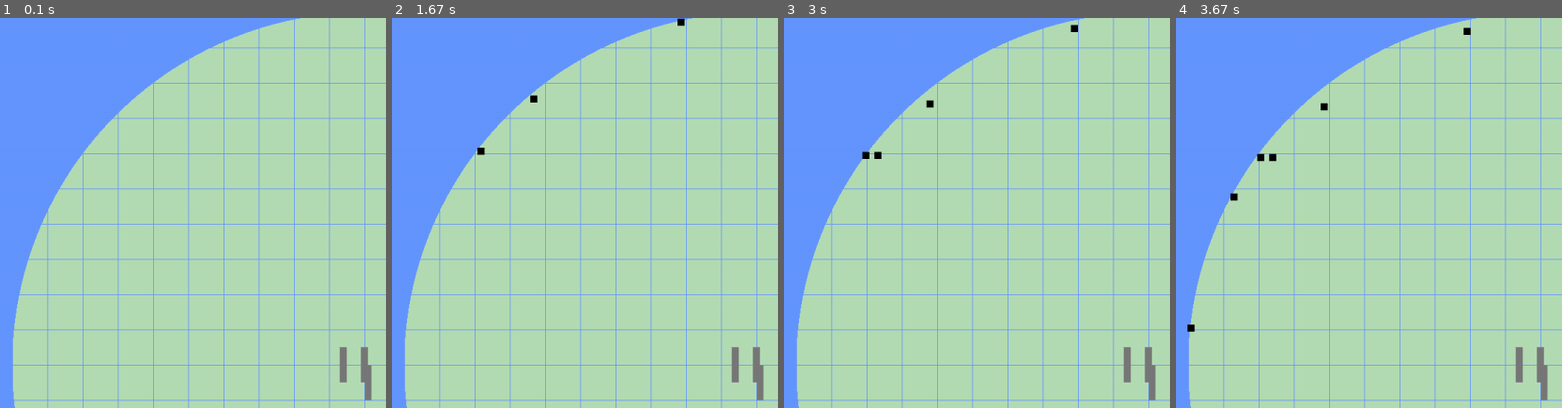
Above: before the commit, frames 1-4 (left to right).
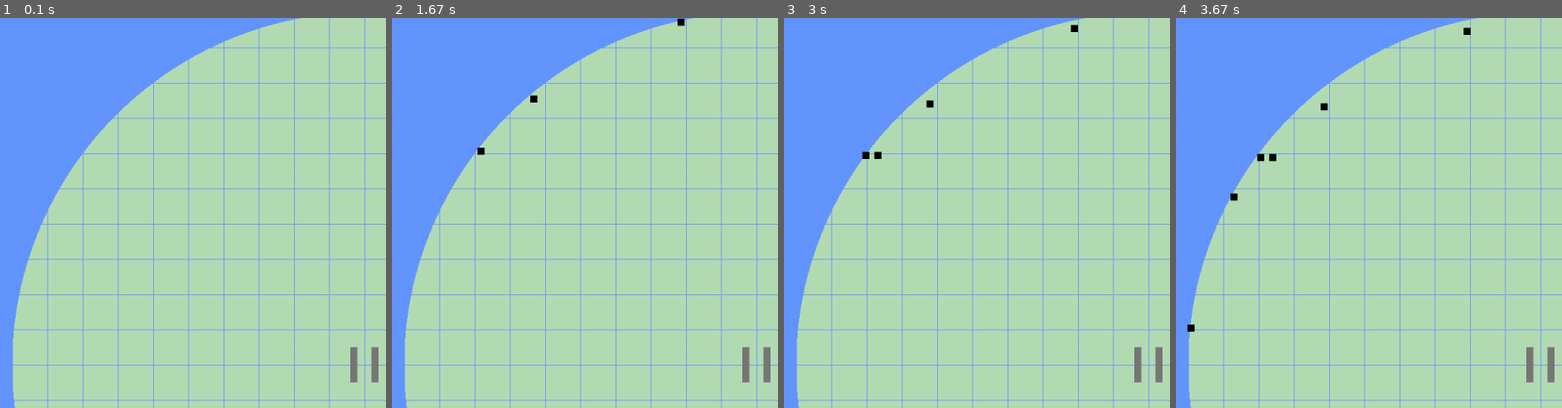
Above: after the commit, the same moments.

Repository: forrest-herman/air-traffic-control-system-simulation
Game: pygame game, started from main.py
Two runs of this game, one before a commit and one after it. Both use one fixed random seed, a clock stepped at 60 frames per second and the inputs below.
Inputs:
- Up to frame 1 (0.1 s): no input
- Up to frame 2 (1.67 s): tap Space at 0.33, 0.73, 1.23, 1.57 s
- Up to frame 3 (3 s): tap Space at 2.07, 2.37, 2.63, 2.97 s
- Up to frame 4 (3.67 s): tap Space at 3.4 s
The pictures show only the part of the screen within x 6-56%, y 1-51%; the shares and areas given below are measured in that part.

The runs differ from the first frame. In frame 1, 0.8% of the frame differs, in the area x 87-99%, y 84-99%; in frame 2, 0.8%; in frame 3, 0.8%; in frame 4, 0.8%.

Commit message:
fix runway spacing

Diff:
--- a/main.py
+++ b/main.py
@@ -25,7 +25,6 @@
         TRANSMIT_RATE,
         COLLISION,
         name="SpaceRyde")  # MAX_PLANES
-
 
     atc.spawn_plane()
 
@@ -61,12 +60,10 @@
             new_plane = new_runway_sprite(coords, screen)
             all_sprites.add(new_plane)
 
-
         # visual simulation
         add_plane, running = refresh_screen(screen, all_sprites, ZONE_RADIUS)
 
-        time.sleep(time_delta) # community at given rate
-
+        time.sleep(time_delta)  # community at given rate
 
 
 if __name__ == '__main__':
--- a/models.py
+++ b/models.py
@@ -70,16 +70,16 @@
 
 class ATC:
     def __init__(self,
-        num_runways,
-        runway_dimensions,
-        runway_spacing,
-        zone_radius,
-        plane_speed,
-        transmit_rate_hz,
-        collision_distance,
-        max_planes=None,
-        name=""
-    ):
+                 num_runways,
+                 runway_dimensions,
+                 runway_spacing,
+                 zone_radius,
+                 plane_speed,
+                 transmit_rate_hz,
+                 collision_distance,
+                 max_planes=None,
+                 name=""
+                 ):
         self.zone_radius = zone_radius
         self.plane_speed = plane_speed
         self.time_delta = 1 / transmit_rate_hz
@@ -103,8 +103,9 @@
         width = dimensions[0]
         height = dimensions[1]
 
-        span = num_runways * (spacing + width)
-        starting_point = -span / 2
+        span = (num_runways - 1) * spacing + num_runways * width
+        print("Span: ", span)
+        starting_point = -span / 2 + width / 2
 
         # create the runways with the correct spacing
         for i in range(num_runways):
--- a/simulation.py
+++ b/simulation.py
@@ -41,7 +41,7 @@
     pygame.init()
 
     # Set up the drawing window screen
-    size = pixel_convert(size)*2 + 200 # give boarder around traffic control zone
+    size = pixel_convert(size)*2 + 200  # give boarder around traffic control zone
     screen = pygame.display.set_mode([size, size])
 
     # Create group to hold all plane sprites
@@ -70,7 +70,7 @@
     x = x + w/2
     y = -y + h/2
 
-    new_plane = RunwaySprite((120,120,120), x, y)
+    new_plane = RunwaySprite((120, 120, 120), x, y)
     return new_plane
 
 
@@ -80,22 +80,20 @@
     # Fill the background with blue
     screen.fill((100, 150, 255))
 
-    zone_size = pixel_convert(size) # get the size of the traffic control zone
+    zone_size = pixel_convert(size)  # get the size of the traffic control zone
     w, h = screen.get_size()
 
-    # draw the traffic control zone and runways
+    # draw the traffic control zone
     pygame.draw.circle(screen, (180, 220, 180), (w/2, h/2), zone_size, 0)
-    pygame.draw.rect(screen, (120,120,120), (w/2, w/2, 10, 50), 0)
 
     # scale bars grid
-    grey = 170
     grid_color = (100, 150, 255)
     for i in range(0, 23):
         pygame.draw.rect(screen, grid_color, (0, 50*i+50, w, 1), 0)
         pygame.draw.rect(screen, grid_color, (50*i+50, 0, 1, h), 0)
 
     myfont = pygame.font.SysFont("monospace", 15)
-    label = myfont.render("Traffic Control Zone, Grid Scale 1 km", 1, (0,0,0))
+    label = myfont.render("Traffic Control Zone, Grid Scale 1 km", 1, (0, 0, 0))
     screen.blit(label, (25, h - 25))
 
     # Draw all sprites
@@ -109,9 +107,9 @@
     # Did the user click the window close button?
     for event in pygame.event.get():
         if event.type == pygame.QUIT:
-            return False, False # new plane, running
+            return False, False  # new plane, running
         elif event.type == pygame.KEYDOWN:
             if event.key == pygame.K_SPACE:
-                return True, True # new plane, running
+                return True, True  # new plane, running
 
-    return False, True # new plane, running
+    return False, True  # new plane, running
